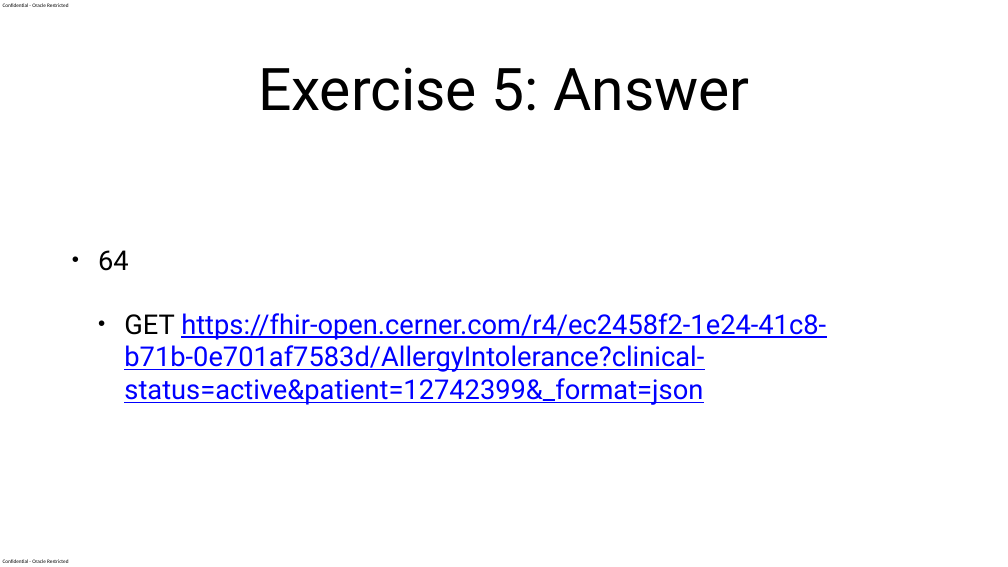
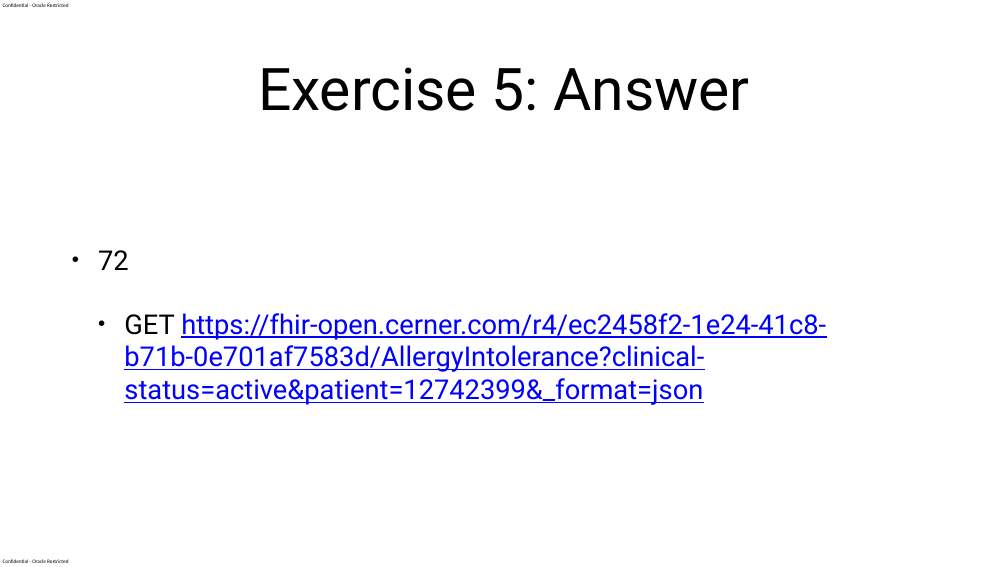
Before and after one commit to BH018364/SMART-on-FHIR-Training, a slide deck: slide 63 of IgniteFHIRCombinedTraining.pptx. Drawn at 1008x567 pixels with LibreOffice and Linux fonts; fonts in the diff are those of the drawing. Boxes give left, top, right and bottom in pixels: in the first picture for what was removed or moved away, otherwise in the second. Text is boxed around its words. In the diff, an @@ line names an element or a change of style, - is before the commit and + after.

```diff
--- a/IgniteFHIRCombinedTraining.pptx
+++ b/IgniteFHIRCombinedTraining.pptx
@@ text at box(98, 250, 129, 270): text changed @@
-• 64
+• 72
```
Also in this commit, not shown: 4 other slides changed, 2 other files.
